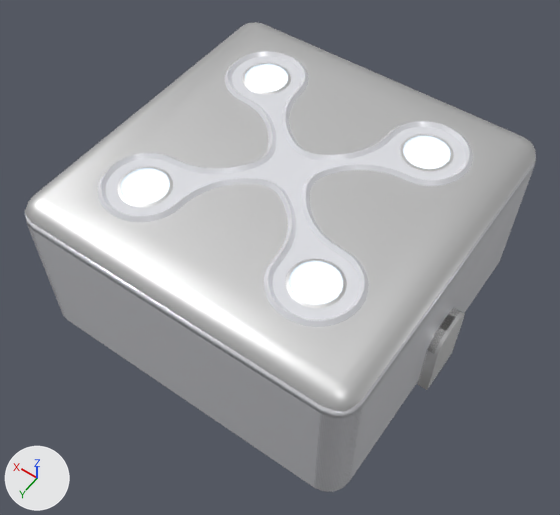
Renders of the glTF model data/environment/spaceship_lab_room/abandoned_spaceship_lab_room_bed.gltf from each side of a commit.
The view is the same before and after, from a 50 mm lens placed at (-8.04, 11.63, 19.38), pointed at (-0.23, 0.7, 2.2). The lights are fixed; the arrows at lower left show +X, +Y and +Z. Where no turn or scale is listed for an object, it has been applied to the vertices. Vertices at the same position are counted once.

The first picture shows 'Room'.
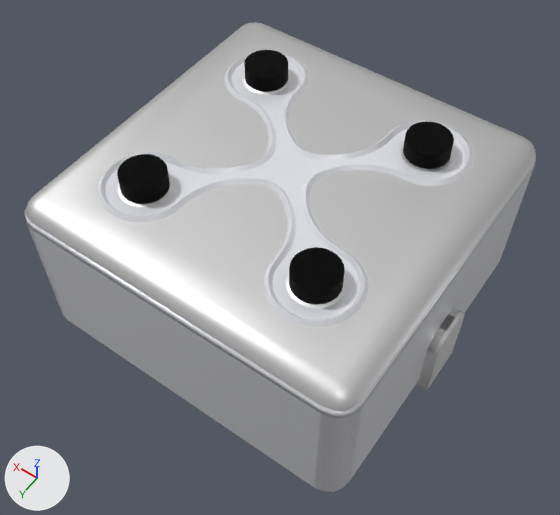
Location of each change, (x1, y1, x2, y2) in pixels of the pictures (560 x 515 px; the box of a moved part takes in the faces that stretch with it):
'Room', recoloured, reshaped (white to grey): (25, 22, 536, 492) in both
part 1 of me_cube_001, moved or reshaped: before (289, 261, 343, 305); after (289, 247, 345, 305)
part 2 of me_cube_001, moved or reshaped: before (121, 168, 170, 204); after (117, 154, 170, 204)
part 3 of me_cube_001, moved or reshaped: before (245, 64, 288, 92); after (244, 50, 288, 92)
part 4 of me_cube_001, moved or reshaped: before (403, 136, 451, 169); after (403, 122, 454, 169)

Edits to the bpy script that builds the scene:
```text
Change mat_aluminum_flat:
    remove n2 = _N.new('ShaderNodeMix'); n2.name = 'Mix'
    remove n2.data_type = 'RGBA'
    remove n2.blend_type = 'MULTIPLY'
    remove n2.inputs[0].default_value = 1.0  # 'Factor'
    remove n2.inputs[7].default_value = (0.8, 0.8, 0.8, 1.0)  # 'B', white #e7e7e7
    remove n3 = _N.new('ShaderNodeVertexColor'); n3.name = 'Color Attribute'
    where n0 = _N.new('ShaderNodeBsdfPrincipled'); n0.name = 'Principled BSDF'
    remove _L.new(n2.outputs[2], n0.inputs[0])  # 'Result' to 'Base Color'
    remove _L.new(n3.outputs[0], n2.inputs[6])  # 'Color' to 'A'
Change mat_plastic_walls:
    where n0 = _N.new('ShaderNodeBsdfPrincipled'); n0.name = 'Principled BSDF'
    add n0.inputs[0].default_value = (0.831, 0.839, 0.882, 1.0)  # 'Base Color', white #ebecf1
    remove n2 = _N.new('ShaderNodeMix'); n2.name = 'Mix'
    remove n2.data_type = 'RGBA'
    remove n2.blend_type = 'MULTIPLY'
    remove n2.inputs[0].default_value = 1.0  # 'Factor'
    remove n2.inputs[7].default_value = (0.831, 0.839, 0.882, 1.0)  # 'B', white #ebecf1
    remove n3 = _N.new('ShaderNodeVertexColor'); n3.name = 'Color Attribute'
    remove _L.new(n2.outputs[2], n0.inputs[0])  # 'Result' to 'Base Color'
    remove _L.new(n3.outputs[0], n2.inputs[6])  # 'Color' to 'A'
Change mat_plastic_corners:
    where n0 = _N.new('ShaderNodeBsdfPrincipled'); n0.name = 'Principled BSDF'
    add n0.inputs[0].default_value = (0.831, 0.839, 0.882, 1.0)  # 'Base Color', white #ebecf1
    remove n2 = _N.new('ShaderNodeMix'); n2.name = 'Mix'
    remove n2.data_type = 'RGBA'
    remove n2.blend_type = 'MULTIPLY'
    remove n2.inputs[0].default_value = 1.0  # 'Factor'
    remove n2.inputs[7].default_value = (0.831, 0.839, 0.882, 1.0)  # 'B', white #ebecf1
    remove n3 = _N.new('ShaderNodeVertexColor'); n3.name = 'Color Attribute'
    remove _L.new(n2.outputs[2], n0.inputs[0])  # 'Result' to 'Base Color'
    remove _L.new(n3.outputs[0], n2.inputs[6])  # 'Color' to 'A'
Change mat_plastic_footstall:
    where n0 = _N.new('ShaderNodeBsdfPrincipled'); n0.name = 'Principled BSDF'
    add n0.inputs[0].default_value = (0.831, 0.839, 0.882, 1.0)  # 'Base Color', white #ebecf1
    remove n2 = _N.new('ShaderNodeMix'); n2.name = 'Mix'
    remove n2.data_type = 'RGBA'
    remove n2.blend_type = 'MULTIPLY'
    remove n2.inputs[0].default_value = 1.0  # 'Factor'
    remove n2.inputs[7].default_value = (0.831, 0.839, 0.882, 1.0)  # 'B', white #ebecf1
    remove n3 = _N.new('ShaderNodeVertexColor'); n3.name = 'Color Attribute'
    remove _L.new(n2.outputs[2], n0.inputs[0])  # 'Result' to 'Base Color'
    remove _L.new(n3.outputs[0], n2.inputs[6])  # 'Color' to 'A'
Change mat_plastic_topedge:
    where n0 = _N.new('ShaderNodeBsdfPrincipled'); n0.name = 'Principled BSDF'
    add n0.inputs[0].default_value = (0.831, 0.839, 0.882, 1.0)  # 'Base Color', white #ebecf1
    remove n2 = _N.new('ShaderNodeMix'); n2.name = 'Mix'
    remove n2.data_type = 'RGBA'
    remove n2.blend_type = 'MULTIPLY'
    remove n2.inputs[0].default_value = 1.0  # 'Factor'
    remove n2.inputs[7].default_value = (0.831, 0.839, 0.882, 1.0)  # 'B', white #ebecf1
    remove n3 = _N.new('ShaderNodeVertexColor'); n3.name = 'Color Attribute'
    remove _L.new(n2.outputs[2], n0.inputs[0])  # 'Result' to 'Base Color'
    remove _L.new(n3.outputs[0], n2.inputs[6])  # 'Color' to 'A'
Change mat_aluminum_longth:
    remove n2 = _N.new('ShaderNodeMix'); n2.name = 'Mix'
    remove n2.data_type = 'RGBA'
    remove n2.blend_type = 'MULTIPLY'
    remove n2.inputs[0].default_value = 1.0  # 'Factor'
    remove n2.inputs[7].default_value = (0.8, 0.8, 0.8, 1.0)  # 'B', white #e7e7e7
    remove n3 = _N.new('ShaderNodeVertexColor'); n3.name = 'Color Attribute'
    where n0 = _N.new('ShaderNodeBsdfPrincipled'); n0.name = 'Principled BSDF'
    remove _L.new(n2.outputs[2], n0.inputs[0])  # 'Result' to 'Base Color'
    remove _L.new(n3.outputs[0], n2.inputs[6])  # 'Color' to 'A'
Change mat_throwrug:
    remove n2 = _N.new('ShaderNodeMix'); n2.name = 'Mix'
    remove n2.data_type = 'RGBA'
    remove n2.blend_type = 'MULTIPLY'
    remove n2.inputs[0].default_value = 1.0  # 'Factor'
    remove n3 = _N.new('ShaderNodeVertexColor'); n3.name = 'Color Attribute'
    where n0 = _N.new('ShaderNodeBsdfPrincipled'); n0.name = 'Principled BSDF'
    where n4 = _N.new('ShaderNodeTexImage'); n4.name = 'Image Texture'
    remove _L.new(n2.outputs[2], n0.inputs[0])  # 'Result' to 'Base Color'
    remove _L.new(n3.outputs[0], n2.inputs[7])  # 'Color' to 'B'
    remove _L.new(n4.outputs[0], n2.inputs[6])  # 'Color' to 'A'
    add _L.new(n4.outputs[0], n0.inputs[0])  # 'Color' to 'Base Color'
Add mat_black:
    mat_black = bpy.data.materials.new('Black')
    # colours: black #000000
    # uses the picture img_metal_dirt_n
    # uses the picture img_metal_dirt_r2
Change me_cube_001:
    remove me_cube_001.from_pydata(...)  # 1444 vertices, 2884 faces; spans x -5.3..5.0, y -5.0..5.0, z -0.16..5.1
    add me_cube_001.from_pydata(...)  # 1444 vertices, 2884 faces; spans x -5.3..5.0, y -5.0..5.0, z -0.16..5.53
    me_cube_001 part 1: 3 vertices moved from x -3.15..-3.0, y 2.75..3.0, z 4.97 to x -3.2..-3.04, y 2.76..3.04, z 5.53; 45 vertices removed from x -3.17..-2.03, y 2.03..3.17, z 4.97; 45 vertices added at x -3.22..-1.98, y 1.98..3.22, z 5.53
    me_cube_001 part 2: 26 vertices moved from x 2.05..3.17, y 2.03..3.17, z 4.97 to x 2.03..3.22, y 1.98..3.22, z 5.53; 22 vertices removed from x 2.03..3.16, y 2.04..3.16, z 4.97; 22 vertices added at x 1.98..3.2, y 2.0..3.2, z 5.53
    me_cube_001 part 3: 5 vertices moved from x 2.04..2.2, y -2.52..-2.2, z 4.97 to x 1.99..2.16, y -2.52..-2.16, z 5.53; 43 vertices removed from x 2.03..3.17, y -3.17..-2.03, z 4.97; 43 vertices added at x 1.98..3.22, y -3.22..-1.98, z 5.53
    me_cube_001 part 4: 5 vertices moved from x -3.16..-3.0, y -2.52..-2.2, z 4.97 to x -3.21..-3.04, y -2.52..-2.16, z 5.53; 43 vertices removed from x -3.17..-2.03, y -3.17..-2.03, z 4.97; 43 vertices added at x -3.22..-1.98, y -3.22..-1.98, z 5.53
    remove me_cube_001.materials.append(mat_flood_lamps)
    add me_cube_001.materials.append(mat_black)
```
